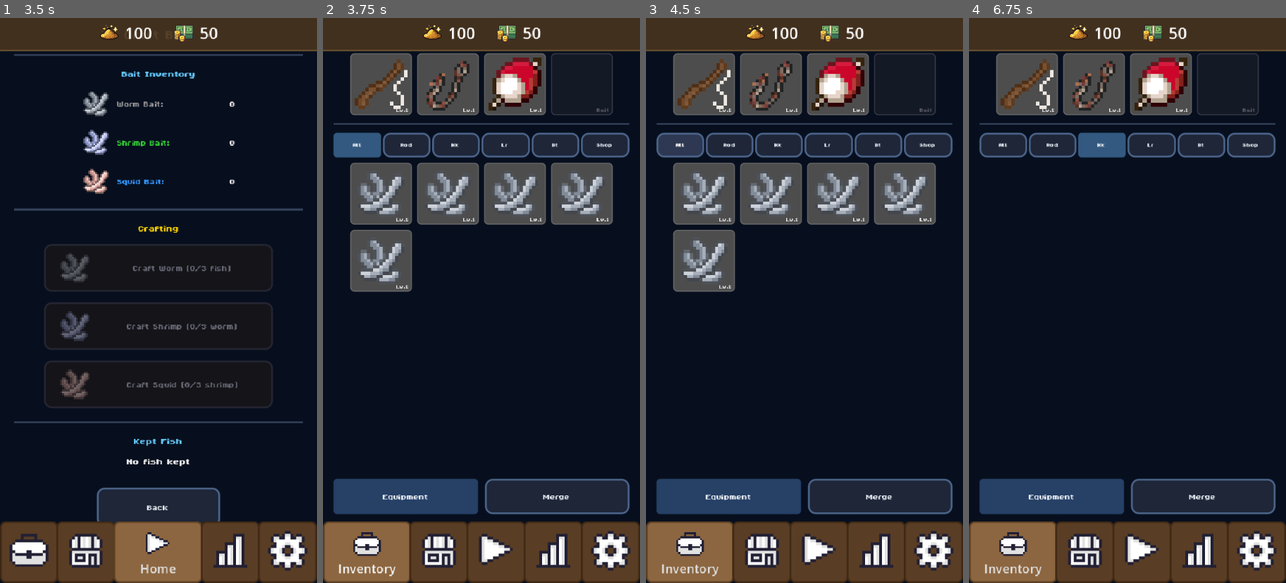
Above: before the commit, frames 1-4 (left to right).
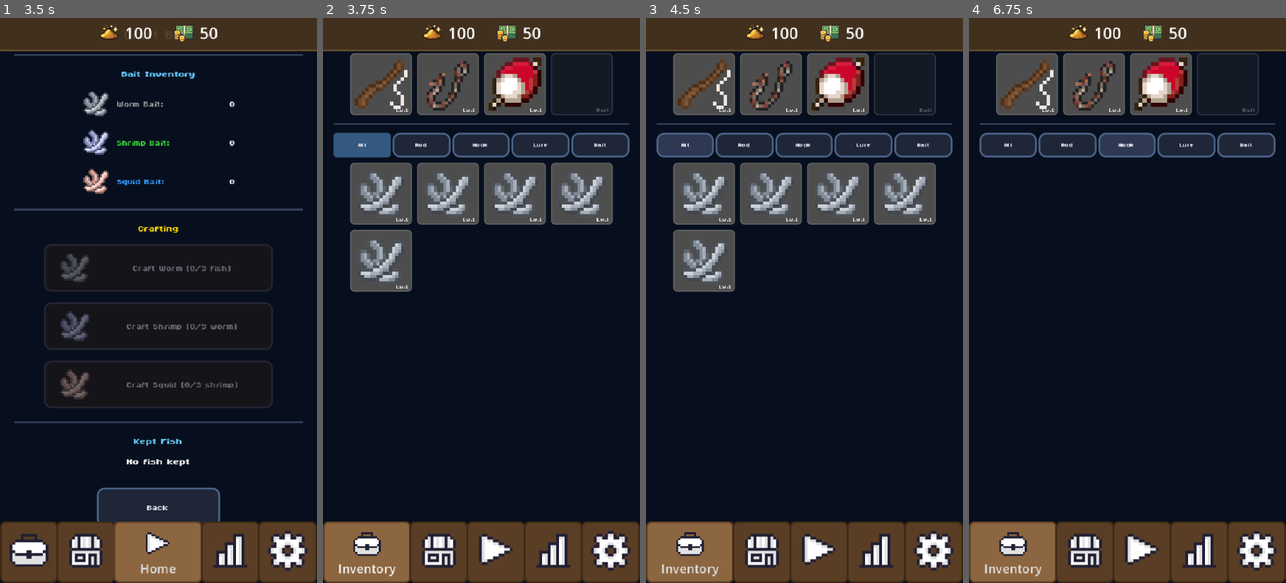
Above: after the commit, the same moments.

Repository: PhilipRoigard/fishing
Game: Godot game, scene res://scenes/main.tscn
Two runs of this game, one before a commit and one after it. Both use one fixed random seed, a clock stepped at 60 frames per second and the inputs below.
Inputs (mouse positions are in pixels of both pictures, inside the frame that each line leads up to):
- Up to frame 1 (3.5 s): move the mouse to (228, 272) at 0.52 s; click (228, 272) at 0.67 s; click "CAST" at 1.25 s; click "<" at 2 s; click "Craft Bait" at 2.75 s
- Up to frame 2 (3.75 s): click (351, 554) at 3.5 s
- Up to frame 3 (4.5 s): click "All" at 4.25 s
- Up to frame 4 (6.75 s): click "Rod" at 5 s; click (1102, 142) at 5.75 s, where only the run before the commit has a clickable "Hk"; click (1127, 142) at 6.5 s, where only the run after the commit has a clickable "Hook"

Frame 1 is identical in both runs. In frame 2, 6.8% of the frame differs, in the area x 3-97%, y 20-88%; in frame 3, 6.8%; in frame 4, 7.4%.

Commit message:
Remove shop from inventory, bait excluded from gacha
- Remove Shop filter tab and all shop-related code from equipment state
- Remove ShopItem class, bottom bar Equipment/Merge tabs
- Filter labels: All, Rod, Hook, Lure, Bait
- Remove bait items from all 3 tackle box gacha pools
- Bait is crafted from fish, not obtained from gacha pulls

Co-Authored-By: Claude Opus 4.6 (1M context) <noreply@anthropic.com>

Diff:
--- a/data/gacha/basic_tackle_box.tres
+++ b/data/gacha/basic_tackle_box.tres
@@ -10,7 +10,7 @@
 gem_cost = 50
 items_per_pull = 1
 daily_limit = 10
-item_pool_ids = ["rod_basic", "rod_bamboo", "rod_carbon", "hook_standard", "hook_barbed", "hook_circle", "lure_spinner", "lure_crankbait", "lure_jig", "bait_worm", "bait_shrimp", "bait_minnow"]
+item_pool_ids = ["rod_basic", "rod_bamboo", "rod_carbon", "hook_standard", "hook_barbed", "hook_circle", "lure_spinner", "lure_crankbait", "lure_jig"]
 common_weight = 60.0
 uncommon_weight = 25.0
 rare_weight = 10.0
--- a/data/gacha/legendary_tackle_box.tres
+++ b/data/gacha/legendary_tackle_box.tres
@@ -10,7 +10,7 @@
 gem_cost = 300
 items_per_pull = 1
 daily_limit = 3
-item_pool_ids = ["rod_basic", "rod_bamboo", "rod_carbon", "hook_standard", "hook_barbed", "hook_circle", "lure_spinner", "lure_crankbait", "lure_jig", "bait_worm", "bait_shrimp", "bait_minnow"]
+item_pool_ids = ["rod_basic", "rod_bamboo", "rod_carbon", "hook_standard", "hook_barbed", "hook_circle", "lure_spinner", "lure_crankbait", "lure_jig"]
 common_weight = 20.0
 uncommon_weight = 30.0
 rare_weight = 25.0
--- a/data/gacha/premium_tackle_box.tres
+++ b/data/gacha/premium_tackle_box.tres
@@ -10,7 +10,7 @@
 gem_cost = 150
 items_per_pull = 1
 daily_limit = 5
-item_pool_ids = ["rod_basic", "rod_bamboo", "rod_carbon", "hook_standard", "hook_barbed", "hook_circle", "lure_spinner", "lure_crankbait", "lure_jig", "bait_worm", "bait_shrimp", "bait_minnow"]
+item_pool_ids = ["rod_basic", "rod_bamboo", "rod_carbon", "hook_standard", "hook_barbed", "hook_circle", "lure_spinner", "lure_crankbait", "lure_jig"]
 common_weight = 40.0
 uncommon_weight = 30.0
 rare_weight = 18.0
--- a/scripts/ui/states/ui_equipment_state.gd
+++ b/scripts/ui/states/ui_equipment_state.gd
@@ -16,9 +16,8 @@
 	Enums.EquipmentSlot.BAIT,
 ]
 
-const FILTER_LABELS: Array[String] = ["All", "Rod", "Hk", "Lr", "Bt", "Shop"]
-const FILTER_TYPES: Array[String] = ["", "rod", "hook", "lure", "bait", "shop"]
-const SHOP_FILTER_INDEX: int = 5
+const FILTER_LABELS: Array[String] = ["All", "Rod", "Hook", "Lure", "Bait"]
+const FILTER_TYPES: Array[String] = ["", "rod", "hook", "lure", "bait"]
 
 var _bait_worm_texture: Texture2D = preload("res://assets/sprites/items/Bait_01.png")
 var _bait_shrimp_texture: Texture2D = preload("res://assets/sprites/items/Bait_01_blue.png")
@@ -32,51 +31,6 @@
 var filter_container: HBoxContainer
 var active_filter: int = 0
 var slot_containers: Array[PanelContainer] = []
-var bottom_bar: HBoxContainer
-var active_tab: int = 0
-
-
-class ShopItem:
-	var item_id: String
-	var equipment_type: String
-	var display_name: String
-	var cost_coins: int
-	var required_level: int
-	var quality: int
-
-	func _init(
-		p_item_id: String = "",
-		p_type: String = "",
-		p_name: String = "",
-		p_cost: int = 0,
-		p_level: int = 1,
-		p_quality: int = 0
-	) -> void:
-		item_id = p_item_id
-		equipment_type = p_type
-		display_name = p_name
-		cost_coins = p_cost
-		required_level = p_level
-		quality = p_quality
-
-
-var shop_items: Array[ShopItem] = []
-
-
-func _init() -> void:
-	super()
-	_build_shop_items()
-
-
-func _build_shop_items() -> void:
-	shop_items.clear()
-	shop_items.append(ShopItem.new("bronze_rod", "rod", "Bronze Rod", 300, 2, Enums.ItemQuality.UNCOMMON))
-	shop_items.append(ShopItem.new("barbed_hook", "hook", "Barbed Hook", 200, 2, Enums.ItemQuality.UNCOMMON))
-	shop_items.append(ShopItem.new("shiny_lure", "lure", "Shiny Lure", 500, 4, Enums.ItemQuality.RARE))
-	shop_items.append(ShopItem.new("silver_rod", "rod", "Silver Rod", 800, 4, Enums.ItemQuality.RARE))
-	shop_items.append(ShopItem.new("titanium_hook", "hook", "Titanium Hook", 600, 6, Enums.ItemQuality.EPIC))
-	shop_items.append(ShopItem.new("golden_lure", "lure", "Golden Lure", 1000, 6, Enums.ItemQuality.EPIC))
-	shop_items.append(ShopItem.new("gold_rod", "rod", "Gold Rod", 2000, 8, Enums.ItemQuality.LEGENDARY))
 
 
 func enter(_meta: Variant = null) -> void:
@@ -149,7 +103,6 @@
 	item_grid.setup(scroll, _configure_card)
 	scroll.resized.connect(func() -> void: item_grid.update_columns(scroll.size.x - 24.0))
 
-	_build_bottom_bar(vbox)
 
 
 
@@ -201,49 +154,10 @@
 	return empty_card
 
 
-func _build_bottom_bar(parent: VBoxContainer) -> void:
-	var bottom_hbox: HBoxContainer = HBoxContainer.new()
-	bottom_hbox.add_theme_constant_override("separation", 8)
-	parent.add_child(bottom_hbox)
-	bottom_bar = bottom_hbox
-
-	var equip_tab_btn: Button = Button.new()
-	equip_tab_btn.text = "Equipment"
-	equip_tab_btn.custom_minimum_size = Vector2(0, 40)
-	equip_tab_btn.size_flags_horizontal = Control.SIZE_EXPAND_FILL
-	if active_tab == 0:
-		var active_style: StyleBoxFlat = StyleBoxFlat.new()
-		active_style.bg_color = Color(0.15, 0.25, 0.4)
-		active_style.corner_radius_top_left = 4
-		active_style.corner_radius_top_right = 4
-		active_style.corner_radius_bottom_left = 4
-		active_style.corner_radius_bottom_right = 4
-		equip_tab_btn.add_theme_stylebox_override("normal", active_style)
-	equip_tab_btn.pressed.connect(_on_tab_pressed.bind(0))
-	bottom_hbox.add_child(equip_tab_btn)
-
-	var merge_tab_btn: Button = Button.new()
-	merge_tab_btn.text = "Merge"
-	merge_tab_btn.custom_minimum_size = Vector2(0, 40)
-	merge_tab_btn.size_flags_horizontal = Control.SIZE_EXPAND_FILL
-	if active_tab == 1:
-		var active_style: StyleBoxFlat = StyleBoxFlat.new()
-		active_style.bg_color = Color(0.15, 0.25, 0.4)
-		active_style.corner_radius_top_left = 4
-		active_style.corner_radius_top_right = 4
-		active_style.corner_radius_bottom_left = 4
-		active_style.corner_radius_bottom_right = 4
-		merge_tab_btn.add_theme_stylebox_override("normal", active_style)
-	merge_tab_btn.pressed.connect(_on_tab_pressed.bind(1))
-	bottom_hbox.add_child(merge_tab_btn)
-
 
 func _refresh_all() -> void:
 	_refresh_grid()
 	_update_filter_buttons()
-	if bottom_bar:
-		var is_shop: bool = FILTER_TYPES[active_filter] == "shop"
-		bottom_bar.visible = not is_shop
 
 
 func _update_filter_buttons() -> void:
@@ -268,10 +182,6 @@
 func _refresh_grid() -> void:
 	var filter_type: String = FILTER_TYPES[active_filter]
 
-	if filter_type == "shop":
-		_populate_shop_grid()
-		return
-
 	var items: Array[EquipmentManager.EquipmentEntry] = []
 	items.assign(EquipmentManager.inventory)
 
@@ -287,15 +197,6 @@
 
 
 func _configure_card(card: ItemCard, _index: int, data: Variant) -> void:
-	if data is ShopItem:
-		var shop_item: ShopItem = data as ShopItem
-		var quality_color: Color = Enums.QUALITY_COLORS.get(shop_item.quality, Color.WHITE)
-		var icon_texture: Texture2D = _get_item_icon(shop_item.item_id, shop_item.equipment_type)
-		card.set_item_data(shop_item.item_id, "", icon_texture, 0, quality_color)
-		card.level_label.text = str(shop_item.cost_coins) + "c"
-		card.selected.connect(_on_shop_card_pressed.bind(shop_item))
-		return
-
 	var entry: EquipmentManager.EquipmentEntry = data as EquipmentManager.EquipmentEntry
 	if not entry:
 		return
@@ -304,63 +205,6 @@
 	card.set_item_data(entry.item_id, entry.uuid, icon_texture, entry.level, quality_color)
 	card.selected.connect(_on_item_pressed.bind(entry.uuid))
 
-
-func _populate_shop_grid() -> void:
-	var player_level: int = ProgressManager.get_current_level()
-	var shop_data: Array = []
-	for shop_item: ShopItem in shop_items:
-		shop_data.append(shop_item)
-	item_grid.set_data(shop_data)
-
-
-
-func _on_shop_card_pressed(shop_item: ShopItem) -> void:
-	HapticManager.light_tap()
-	var quality_name: String = Enums.QUALITY_NAMES.get(shop_item.quality, "Common")
-	var info: String = shop_item.display_name + "\n" + quality_name + "\n"
-
-	if GameResources.config and GameResources.config.equipment_catalogue:
-		var cat: Variant = GameResources.config.equipment_catalogue
-		match shop_item.equipment_type:
-			"rod":
-				var data: Variant = cat.get_rod_by_id(shop_item.item_id)
-				if data:
-					info += "\nCast Depth: " + str(int(data.cast_depth_range)) + "m"
-					info += "\nReel Speed: " + str(snapped(data.reel_speed, 0.1)) + "x"
-					info += "\nTension Resist: " + str(snapped(data.tension_resistance, 0.1)) + "x"
-			"hook":
-				var data: Variant = cat.get_hook_by_id(shop_item.item_id)
-				if data:
-					info += "\nBite Window: +" + str(snapped(data.bite_window_bonus, 0.1)) + "s"
-					info += "\nCatch Rate: +" + str(int(data.catch_rate_bonus * 100)) + "%"
-			"lure":
-				var data: Variant = cat.get_lure_by_id(shop_item.item_id)
-				if data:
-					info += "\nRare Fish: +" + str(int(data.rare_fish_chance_bonus * 100)) + "%"
-					info += "\nBite Speed: +" + str(snapped(data.bite_speed_bonus, 0.1)) + "s"
-
-	info += "\n\nCost: " + str(shop_item.cost_coins) + " coins"
-	info += "\nRequires: Lv." + str(shop_item.required_level)
-
-	state_machine.show_tooltip(info)
-
-
-func _on_buy_pressed(shop_item: ShopItem) -> void:
-	HapticManager.medium_tap()
-
-	if not CurrencyManager.can_afford_coins(shop_item.cost_coins):
-		SignalBus.show_notification.emit("Not enough coins!", Color.RED)
-		return
-
-	var player_level: int = ProgressManager.get_current_level()
-	if player_level < shop_item.required_level:
-		SignalBus.show_notification.emit("Requires Lv." + str(shop_item.required_level), Color.RED)
-		return
-
-	CurrencyManager.spend_coins(shop_item.cost_coins)
-	EquipmentManager.add_item(shop_item.item_id, shop_item.equipment_type, 0)
-	SignalBus.show_notification.emit("Purchased " + shop_item.display_name + "!", Color(0.2, 0.8, 0.2))
-	_refresh_all()
 
 
 func _sort_equipment(a: EquipmentManager.EquipmentEntry, b: EquipmentManager.EquipmentEntry) -> bool:
@@ -466,13 +310,6 @@
 	_refresh_all()
 
 
-func _on_tab_pressed(tab: int) -> void:
-	HapticManager.light_tap()
-	active_tab = tab
-	_clear_children()
-	_build_layout()
-	_refresh_all()
-
 
 func _on_item_pressed(uuid: String) -> void:
 	HapticManager.light_tap()
--- a/scripts/ui/states/ui_store_state.gd
+++ b/scripts/ui/states/ui_store_state.gd
@@ -212,8 +212,6 @@
 		item_type = "hook"
 	elif pulled_item_id.begins_with("lure"):
 		item_type = "lure"
-	elif pulled_item_id.begins_with("bait"):
-		item_type = "bait"
 
 	EquipmentManager.add_item(pulled_item_id, item_type, pulled_quality)
 
